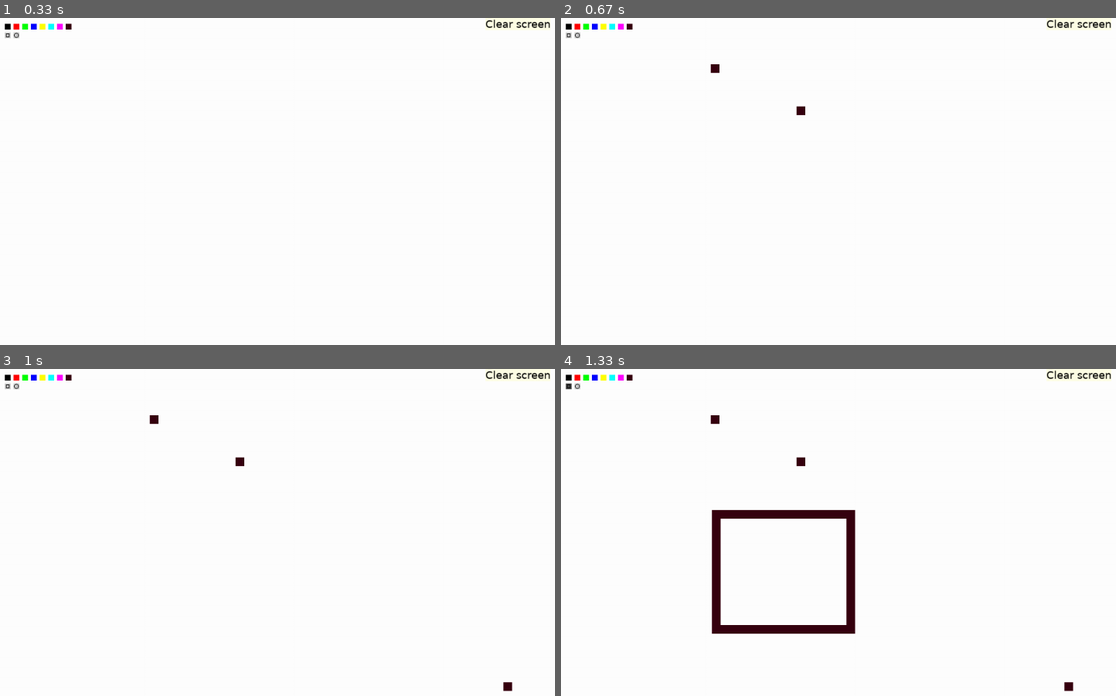
Above: before the commit, frames 1-4 (two rows, left to right).
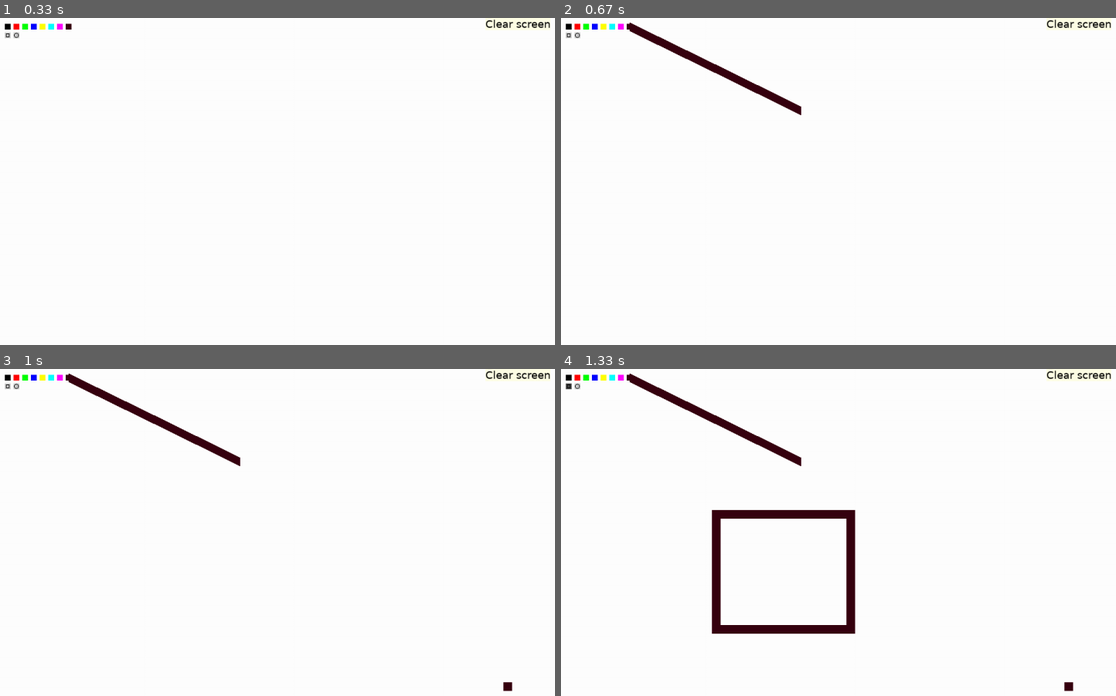
Above: after the commit, the same moments.

Repository: simplycode07/Paint-app-with-pygame
Game: pygame game, started from main.py
Same seed, same stepped clock (60 frames per second), same inputs: the game is played once before the commit and once after it.
Inputs (mouse positions are in pixels of both pictures, inside the frame that each line leads up to):
- Up to frame 1 (0.33 s): no input
- Up to frame 2 (0.67 s): press the mouse at (627, 27) at 0.37 s; move the mouse to (716, 67) at 0.47 s; release the mouse at (799, 109) at 0.6 s
- Up to frame 3 (1 s): click (505, 686) at 0.72 s
- Up to frame 4 (1.33 s): press the mouse at (566, 385) at 1.03 s; move the mouse to (710, 509) at 1.13 s; release the mouse at (855, 633) at 1.27 s

Frame 1 is identical in both runs. In frame 2, 0.9% of the frame differs, in the area x 12-45%, y 1-30%; in frame 3, 0.9%; in frame 4, 0.9%.

Commit message:
slightly better

Diff:
--- a/main.py
+++ b/main.py
@@ -1,8 +1,7 @@
-import pygame
-import random
-import os
 from math import sqrt
 from datetime import datetime
+import pygame, pygame.gfxdraw
+import os, random
 
 pygame.init()
 pygame.mouse.set_cursor(pygame.SYSTEM_CURSOR_CROSSHAIR)
@@ -69,6 +68,16 @@
     h = abs(first_corner[1] - second_corner[1]) # same thing with the height
     return left_x,left_y,w,h
 
+def pen_draw(pen_color, pos, prev_pos, display, size):
+    dist = sqrt((pos[0]-prev_pos[0])**2 + (pos[1]-prev_pos[1])**2)
+
+    if (dist > size*0.5):
+        pygame.draw.line(display, pen_color, ((prev_pos[0]), (prev_pos[1])), ((pos[0]), (pos[1])), width=size)
+        return
+
+    pygame.draw.rect(display, pen_color, pygame.Rect((pos[0]-size//2), (pos[1]-size//2), size, size))
+
+
 def main():
     tool_id = 0
     size = 15
@@ -136,11 +145,6 @@
 
                 if square_rect.collidepoint(pos): # tool id = 0
                     print("click on the diagonally opposite ends of the rectangle you want to draw")
-                    # for i in range(len(tool_selected)):
-                    #     if i != 0:
-                    #         tool_selected[i]=0
-                    #     else:
-                    #         tool_selected[i] = not tool_selected[i]
 
                     tool_id = 1 if tool_id != 1 else 0
                     rect_pos = []
@@ -150,6 +154,7 @@
                         display.blit(square_selected_false, square_rect)
 
                     display.blit(circle_selected_false, circle_rect)
+
                 if circle_rect.collidepoint(pos): # tool id = 1
                     print("click on diametrically opposite points of the circle you want to draw")
                     rect_pos = []
@@ -181,12 +186,14 @@
                         rect_pos = []
 
                 if (pos[1]-size//2) > canvas_start and tool_id == 0:
-                    pygame.draw.rect(display, pen_color, pygame.Rect((pos[0]-size//2), (pos[1]-size//2), size, size))
+                    pen_draw(pen_color, pos, prev_pos, display, size)
+                    # pygame.draw.rect(display, pen_color, pygame.Rect((pos[0]-size//2), (pos[1]-size//2), size, size))
+                    # pygame.draw.line(display, pen_color, ((prev_pos[0]-size//2), (prev_pos[1]-size//2)), ((pos[0]-size//2), (pos[1]-size//2)), width=size)
 
             if pygame.mouse.get_pressed() == (0, 0, 1):
                 if (pos[1]-size//2) > 20 and (pos[0]-size//2) > 30:
-                    pygame.draw.rect(display, eraser_color, pygame.Rect(((pos[0]-size//2), (pos[1]-size//2), size, size)))
-                    # pygame.draw.line(display, pen_color, ((prev_pos[0]-size//2), (prev_pos[1]-size//2)), ((pos[0]-size//2), (pos[1]-size//2)), width=size)
+                    # pygame.draw.rect(display, eraser_color, pygame.Rect(((pos[0]-size//2), (pos[1]-size//2), size, size)))
+                    pygame.draw.line(display, eraser_color, ((prev_pos[0]-size//2), (prev_pos[1]-size//2)), ((pos[0]-size//2), (pos[1]-size//2)), width=size)
 
         pygame.display.update()
         clock.tick(240)
